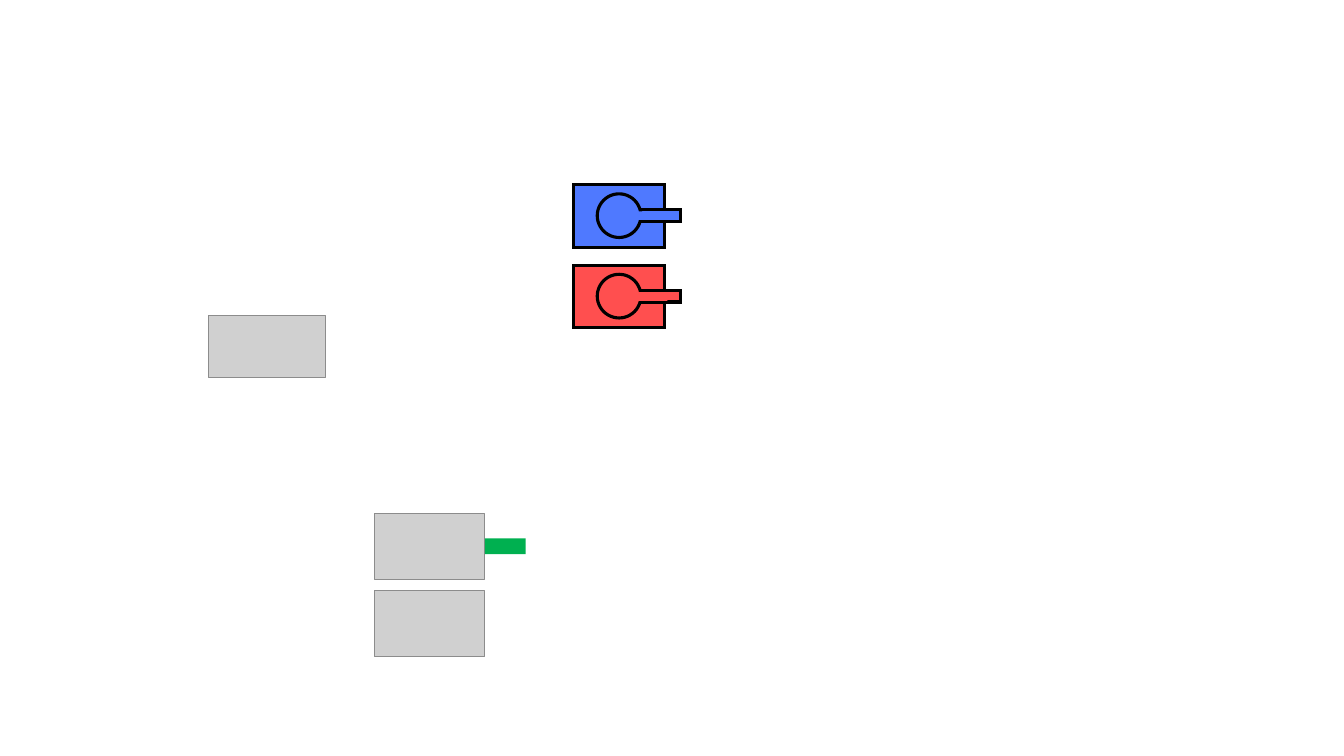
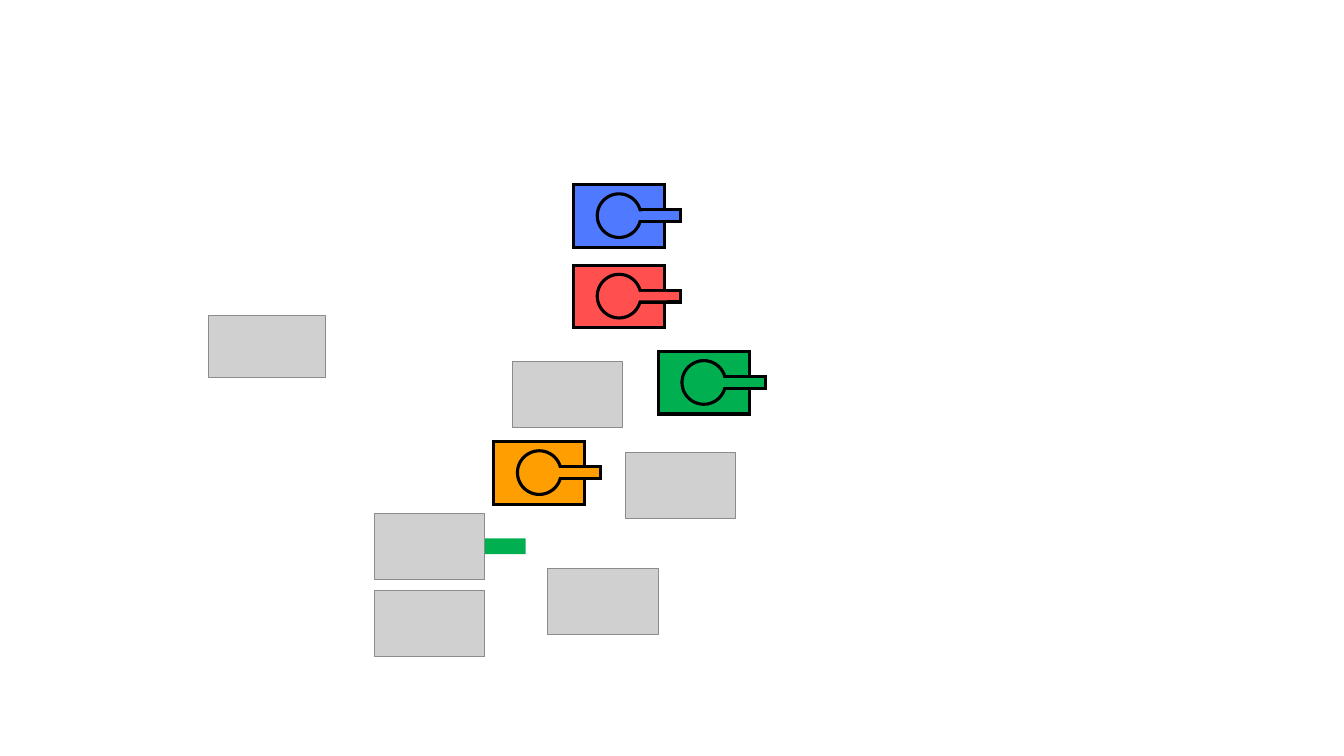
Before and after one commit to wztlei/tank-trouble-android, a slide deck: slide 1 of app/src/misc/Tank Images.pptx. Drawn at 1344x756 pixels with LibreOffice and Linux fonts; fonts in the diff are those of the drawing; grey boxes stand for pictures; background and template pictures are left out. Boxes give left, top, right and bottom in pixels: in the first picture for what was removed or moved away, otherwise in the second. Text is boxed around its words. In the diff, an @@ line names an element or a change of style, - is before the commit and + after.

```diff
--- a/app/src/misc/Tank Images.pptx
+++ b/app/src/misc/Tank Images.pptx
@@ picture added at [512,362,622,427] @@
@@ group added at [658,352,765,414]: 3 rectangles, 1 ellipse @@
@@ group added at [494,442,601,504]: 3 rectangles, 1 ellipse @@
@@ picture added at [625,453,735,518] @@
@@ picture added at [547,569,658,634] @@
```
Also in this commit, not shown: 7 other files.
